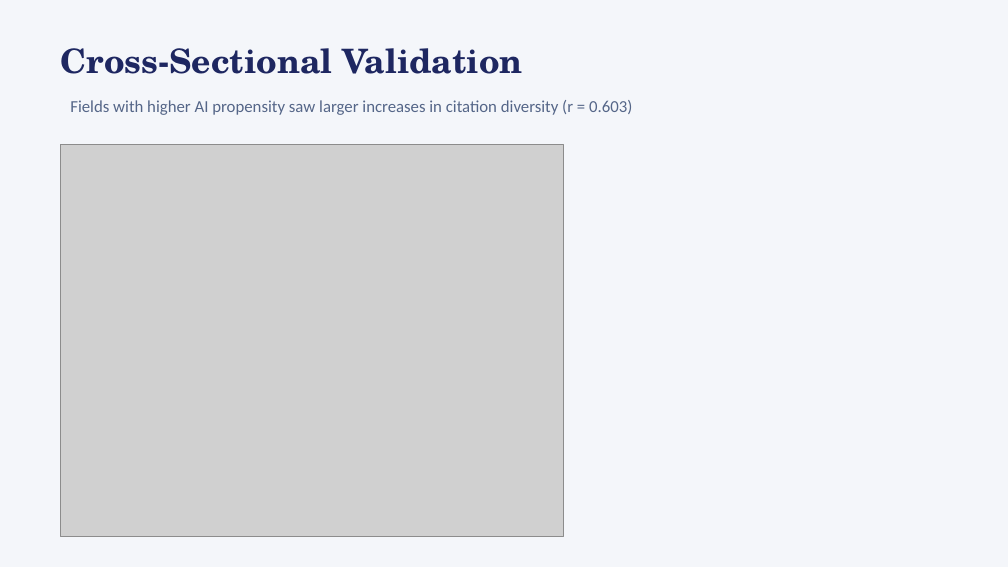
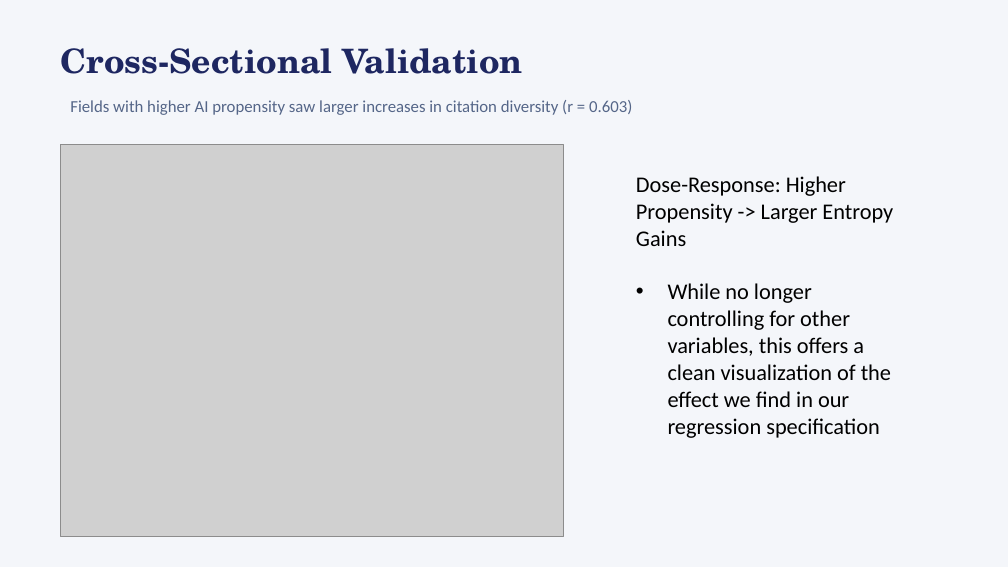
Before and after one commit to bheim/aig_final_project, a slide deck: slide 13 of presentation.pptx (slide 7 before the commit). Drawn at 1008x567 pixels with LibreOffice and Linux fonts; fonts in the diff are those of the drawing; grey boxes stand for pictures. Boxes give left, top, right and bottom in pixels: in the first picture for what was removed or moved away, otherwise in the second. Text is boxed around its words. In the diff, an @@ line names an element or a change of style, - is before the commit and + after.

```diff
--- a/presentation.pptx
+++ b/presentation.pptx
@@ text added at (636,176,893,438), 16 pt, text #000000 @@
+Dose-Response: Higher Propensity -> Larger Entropy Gains
+• While no longer controlling for other variables, this offers a clean visualization of the effect we find in our regression specification
```
Also in this commit, not shown: 5 other slides changed, 11 slides added, 2 other files.
